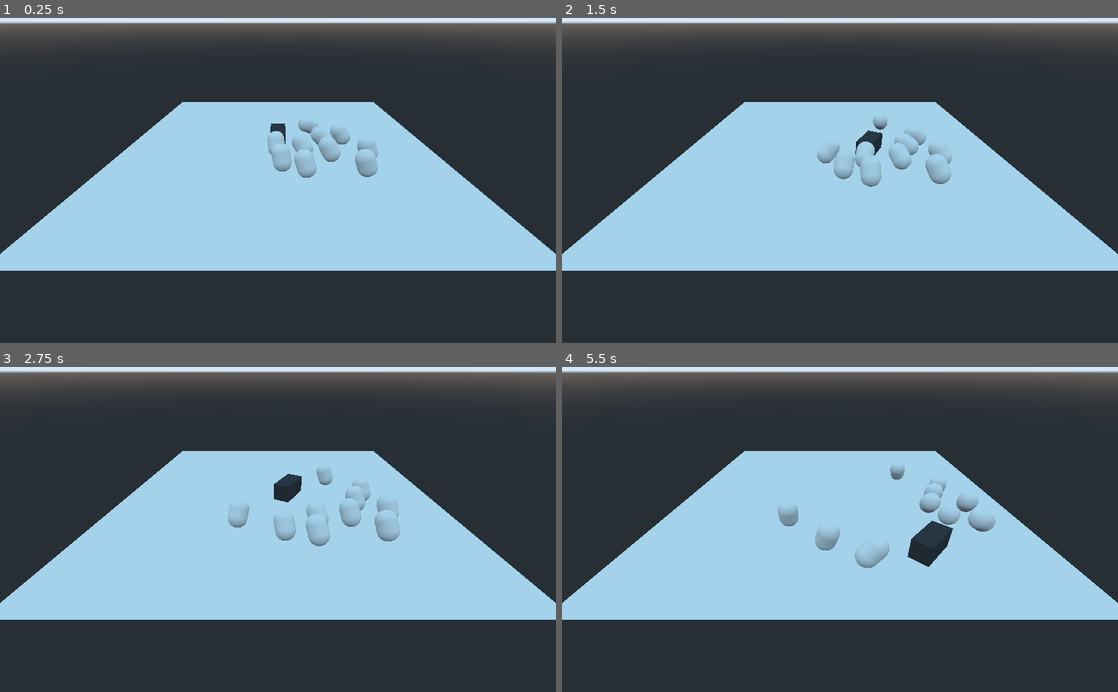
Above: before the commit, frames 1-4 (two rows, left to right).
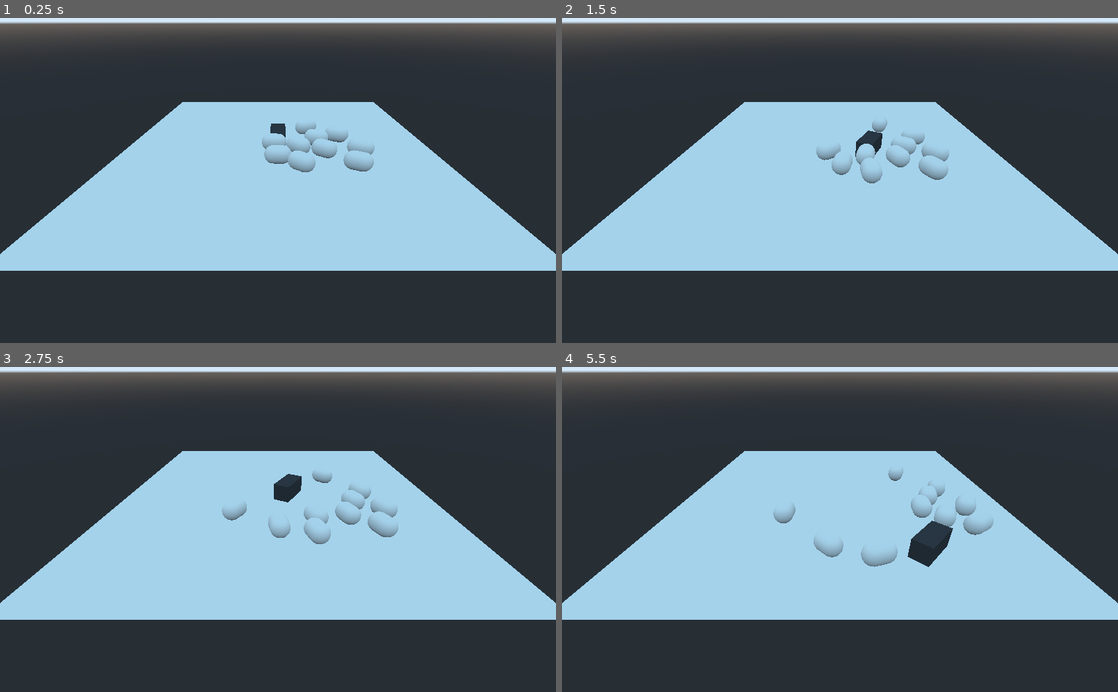
Above: after the commit, the same moments.

Repository: panic-fennecs/ideal-garbanzo
Game: Godot game, scene res://Main.tscn
Same seed, same stepped clock (60 frames per second), same inputs: the game is played once before the commit and once after it.
Inputs (mouse positions are in pixels of both pictures, inside the frame that each line leads up to):
- Up to frame 1 (0.25 s): no input
- Up to frame 2 (1.5 s): move the mouse to (962, 164) at 0.52 s; click (962, 164) at 0.67 s; drag from (728, 196) to (812, 245) at 1.27 s
- Up to frame 3 (2.75 s): move the mouse to (333, 458) at 2.02 s; click (333, 458) at 2.17 s
- Up to frame 4 (5.5 s): drag from (812, 594) to (673, 480) at 2.77 s; move the mouse to (1006, 578) at 3.52 s; click (1006, 578) at 3.67 s; drag from (673, 480) to (756, 448) at 4.27 s; move the mouse to (867, 529) at 5.02 s; click (867, 529) at 5.17 s

The runs differ from the first frame. In frame 1, 1.1% of the frame differs, in the area x 47-68%, y 31-50%; in frame 2, 0.9%; in frame 3, 1.0%; in frame 4, 1.5%, in the area x 38-78%, y 30-62%.

Commit message:
fix sheep rotation

Diff:
--- a/Sheep.gd
+++ b/Sheep.gd
@@ -49,7 +49,7 @@
 	if velocity.length_squared() < 0.1:
 		move_animation.idle()
 	else:
-		move_animation.move(Vector3(velocity.x, -translation.y, velocity.y).normalized())
+		move_animation.move(Vector3(velocity.x, 0, velocity.y).normalized())
 		move_and_collide(Vector3(velocity.x, -translation.y, velocity.y) * delta)
 
 func flee(pos, influence):
